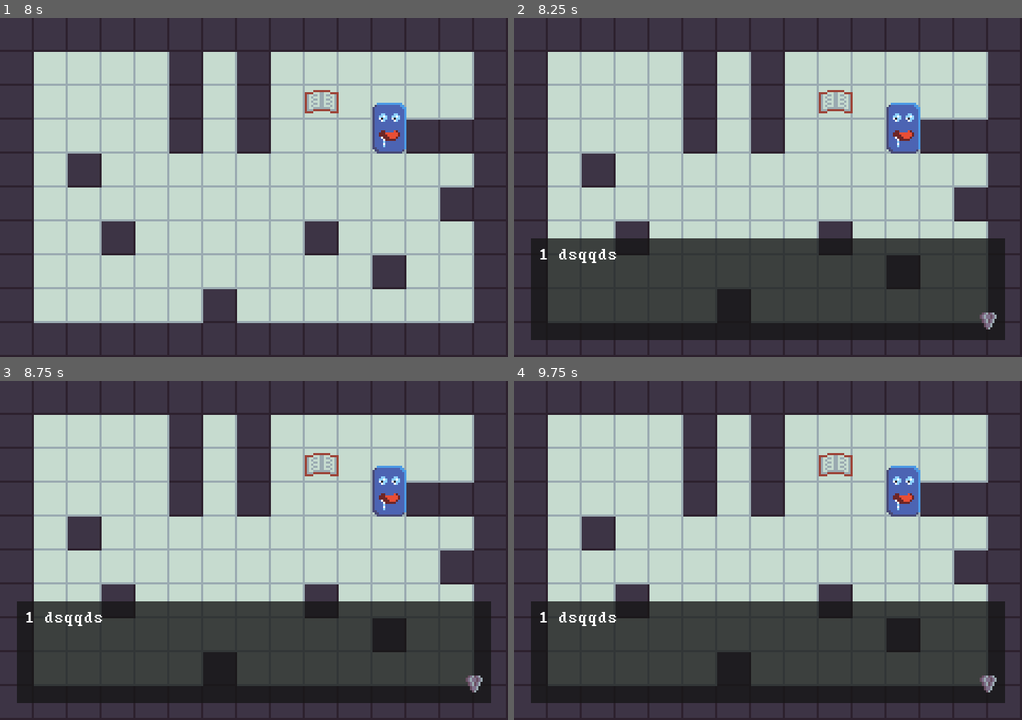
Above: before the commit, frames 1-4 (two rows, left to right).
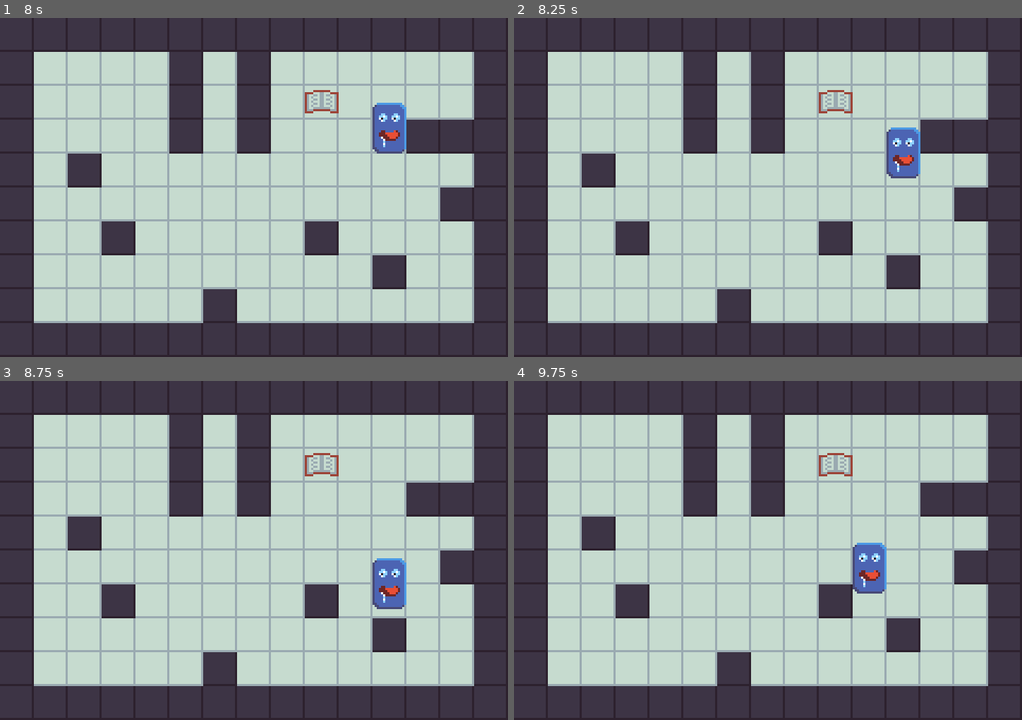
Above: after the commit, the same moments.

Repository: ch0c4/Lastopia
Game: Godot game, scene res://Scenes/Game.tscn
The game is run twice, just before and just after one commit, with the same random seed, the same clock (stepped at 60 frames per second) and the same inputs.
Inputs:
- Up to frame 1 (8 s): tap Enter at 0.5, 2.75, 7.25 s; hold Up (ui_up) 0.53-2.03 s; tap Space at 2, 3.5 s; hold Left (ui_left) 2.03-3.53 s; hold Down (ui_down) 3.53-4.28 s; hold Right (ui_right) 4.28-5.03 s; hold Up (ui_up) 5.03-5.78 s; hold Right (ui_right) from 5.78 s (still down)
- Up to frame 2 (8.25 s): tap Space at 8 s; release Right (ui_right) at 8.03 s; hold Down (ui_down) from 8.03 s (still down)
- Up to frame 3 (8.75 s): keep holding Down (ui_down)
- Up to frame 4 (9.75 s): release Down (ui_down) at 8.78 s; hold Left (ui_left) 8.78-9.53 s; hold Up (ui_up) from 9.53 s (still down)

Frame 1 is identical in both runs. In frame 2, 28% of the frame differs, in the area x 3-97%, y 25-95%; in frame 3, 29%; in frame 4, 29%.

Commit message:
Reparation des intersections pour l'interaction

Diff:
--- a/Scripts/Player.gd
+++ b/Scripts/Player.gd
@@ -7,6 +7,7 @@
 var last_position: Vector2
 var target_position: Vector2
 var move_direction: Vector2
+var last_move_direction: Vector2
 
 # Collisions
 onready var ray = get_node("RayCast2D")
@@ -20,6 +21,10 @@
 
 
 func _process(delta) -> void:
+	# Sauvegarde de la derniere position non null
+	if move_direction != Vector2.ZERO:
+		last_move_direction = move_direction
+
 	# verification d'une possible interaction
 	check_interaction()
 
@@ -82,8 +87,11 @@
 		return
 	var space_state = get_world_2d().direct_space_state
 	var element = space_state.intersect_ray(
-		global_position, move_direction * Config.TILE_SIZE / 2, [self]
+		global_position + (Config.TILE_SIZE_V / 2),
+		global_position + (last_move_direction * Config.TILE_SIZE_V) + (Config.TILE_SIZE_V / 2),
+		[self]
 	)
+
 	if element != null:
 		if element.collider is GameObject:
 			if Input.is_action_just_pressed("ui_interact"):
